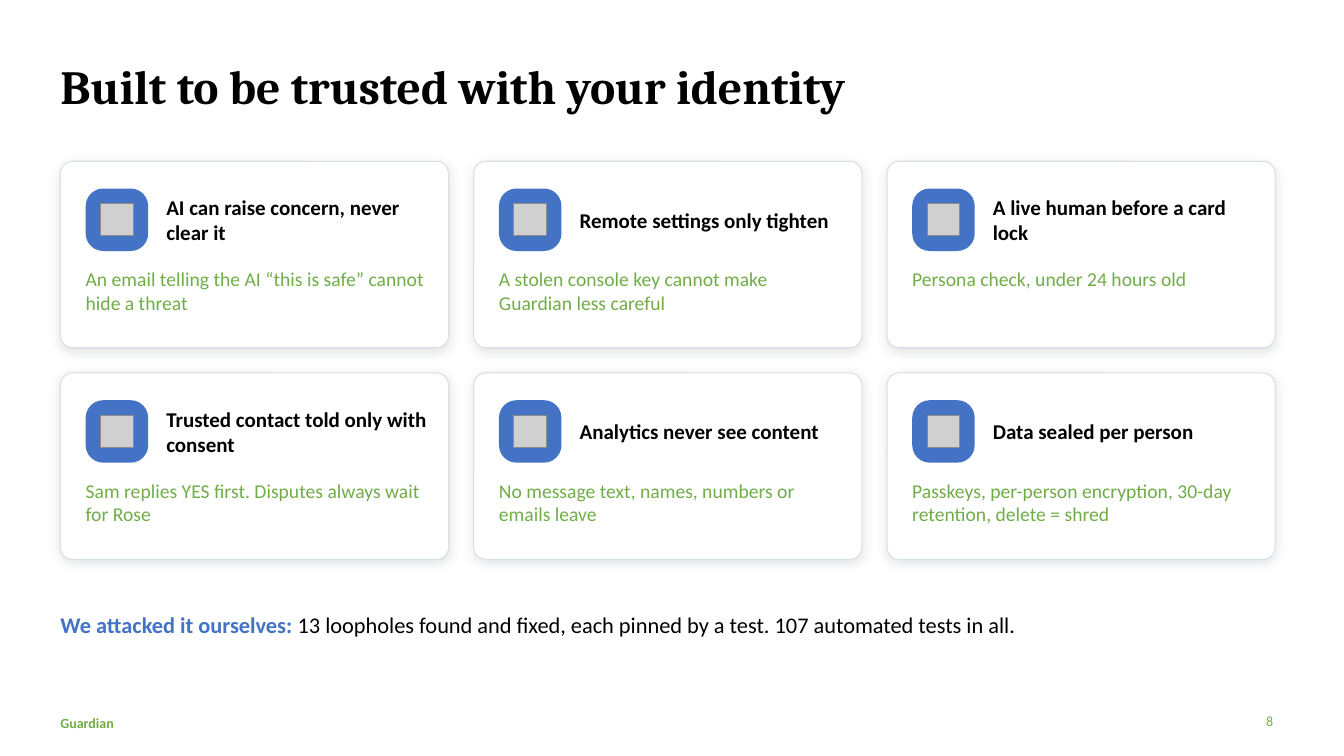
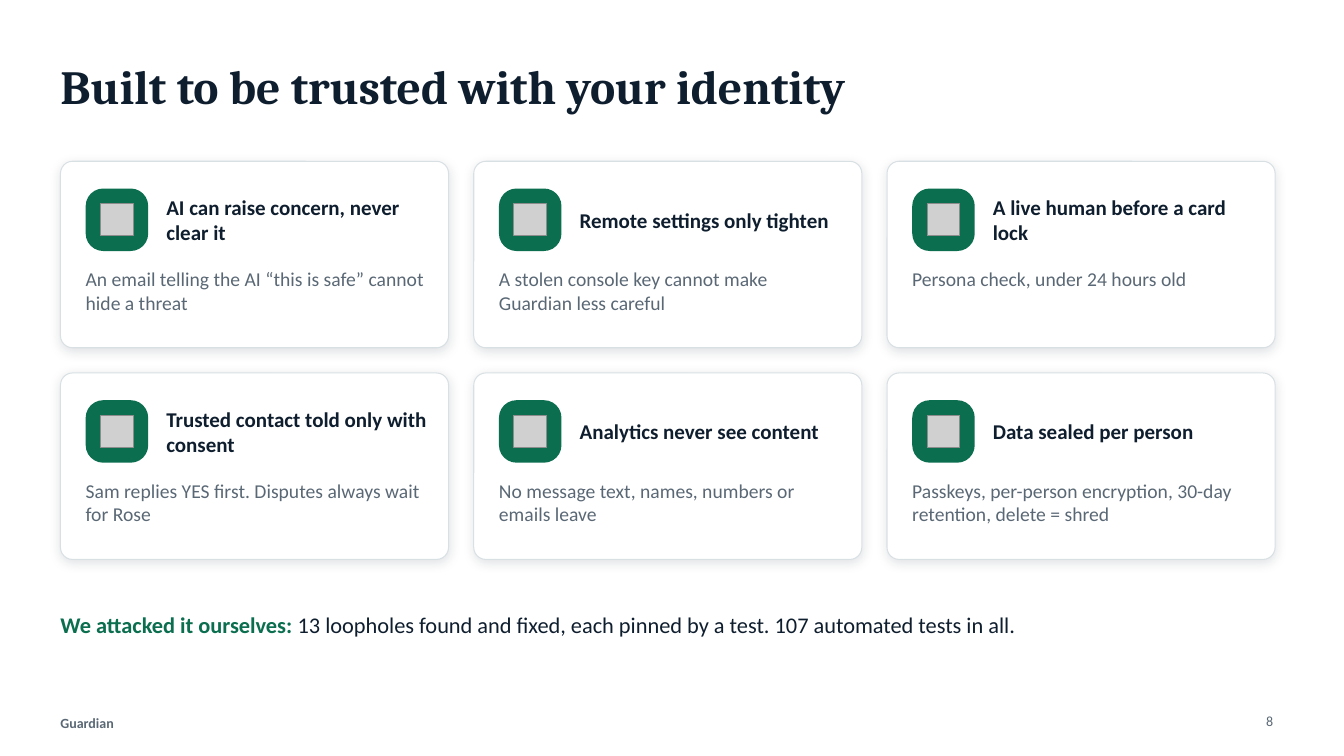
Before and after one commit to aravindramesh2806/Guardian, a slide deck: slide 8 of presentation/Guardian.pptx. Drawn at 1344x756 pixels with LibreOffice and Linux fonts; fonts in the diff are those of the drawing; grey boxes stand for pictures. Boxes give left, top, right and bottom in pixels: in the first picture for what was removed or moved away, otherwise in the second. Text is boxed around its words. In the diff, an @@ line names an element or a change of style, - is before the commit and + after.

```diff
--- a/presentation/Guardian.pptx
+++ b/presentation/Guardian.pptx
@@ fill #4472C4 to #0B6E4F in 6 elements at (86,189,148,251), (499,189,562,251), (912,189,975,251), (86,400,148,463), (499,400,562,463), (912,400,975,463) @@
@@ text colour #000000 to #0F1E2E in 7 elements at (60,71,845,114), (166,200,399,240), (580,213,828,232), (993,200,1225,240), (166,412,426,452), (580,424,819,443), (993,424,1193,443) @@
@@ text "We attacked it ourselves: 13 ..." at (60,617,1015,637): text colour #4472C4 to #0B6E4F in "We attacked it ourselves:"; text colour #000000 to #0F1E2E in "13 loopholes found and fixed, each pinned ..." @@
@@ text colour #70AD47 to #5A6875 in 8 elements at (86,272,424,310), (499,272,767,310), (912,272,1186,289), (86,484,419,521), (499,484,794,521), (912,484,1231,523), (1266,716,1273,726), (60,718,113,728) @@
```
Also in this commit, not shown: 11 other slides changed, 1 other file.
